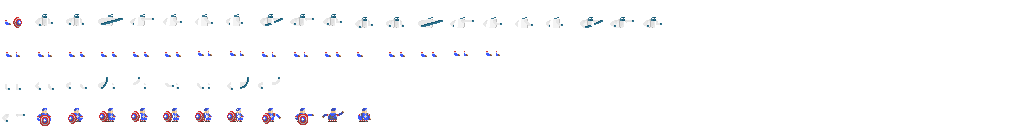
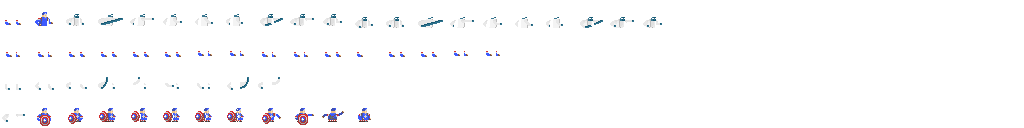
Comparing the layer stacks of the two 1024px x 128px images. Changes:
hid "Shield" over [13, 17, 22, 28]
painted on "captainAmeribroGun.png" over [35, 12, 53, 26]
